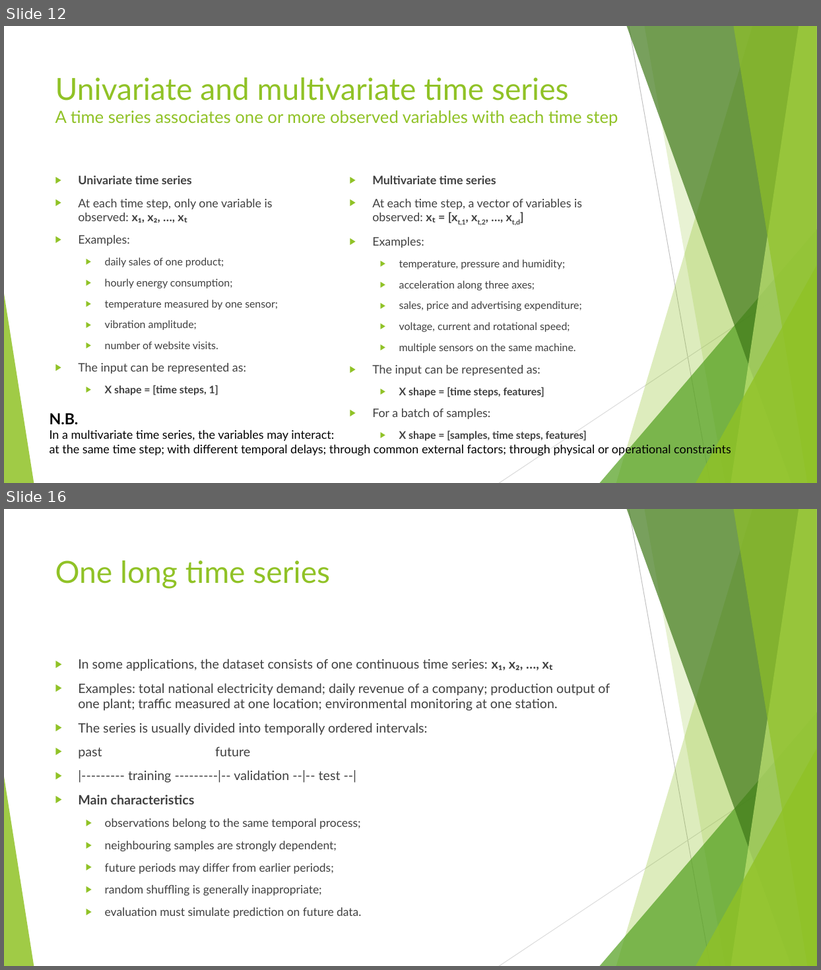
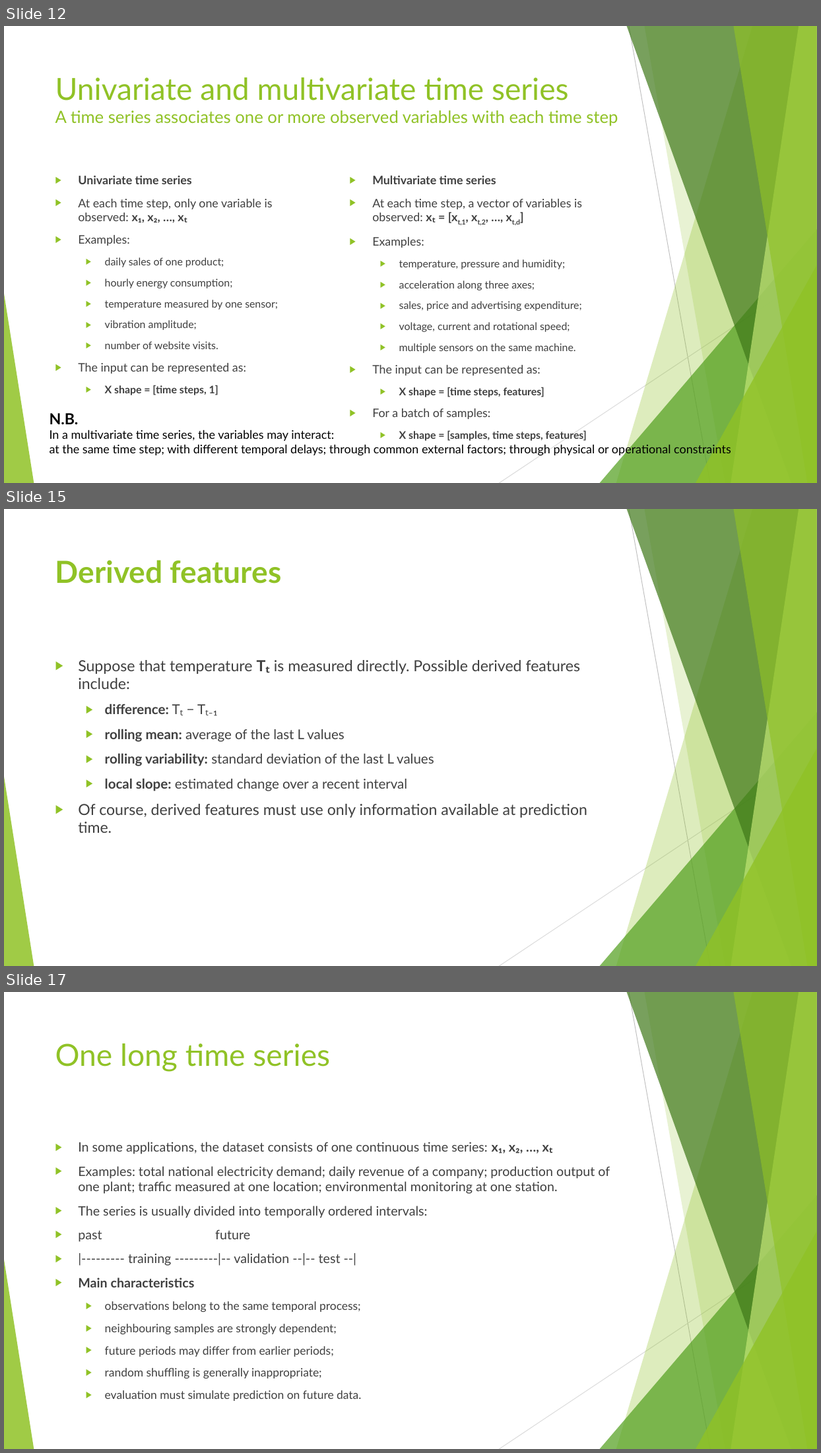
Before and after one commit to FranzGH/timeseries, a slide deck: Slides/01 Problem formulation and data structure.pptx. Shown one above the other, each under a label of ours: slides 12 and 16 before the commit, slides 12, 15 and 17 after it; the slides between them are not shown. The pictures are 821x970 and 821x1453 pixels, drawn with LibreOffice and Linux fonts; fonts in the diff are those of the drawing. Boxes give left, top, right and bottom in pixels: in the first picture for what was removed or moved away, otherwise in the second. Text is boxed around its words. In the diff, an @@ line names an element or a change of style, - is before the commit and + after.

```diff
--- a/Slides/01 Problem formulation and data structure.pptx
+++ b/Slides/01 Problem formulation and data structure.pptx
@@ slide 15 added at <box>4,509,817,966</box>, background #FFFFFF; not listed: 10 template elements that a slide beside it also shows @@
@@ title added at <box>55,560,281,584</box>, 36 pt, text #90C226, bold @@
+Derived features
@@ text added at <box>78,660,587,833</box>, 16 pt, text #404040 @@
+▶ Suppose that temperature Tₜ is measured directly. Possible derived features include:
+  ▶ difference: Tₜ − Tₜ₋₁
+  ▶ rolling mean: average of the last L values
+  ▶ rolling variability: standard deviation of the last L values
+  ▶ local slope: estimated change over a recent interval
+▶ Of course, derived features must use only information available at prediction time.
@@ what was slide 16 is now slide 17 @@
```
Also in this commit, not shown: 8 slides changed, 1 other file.
